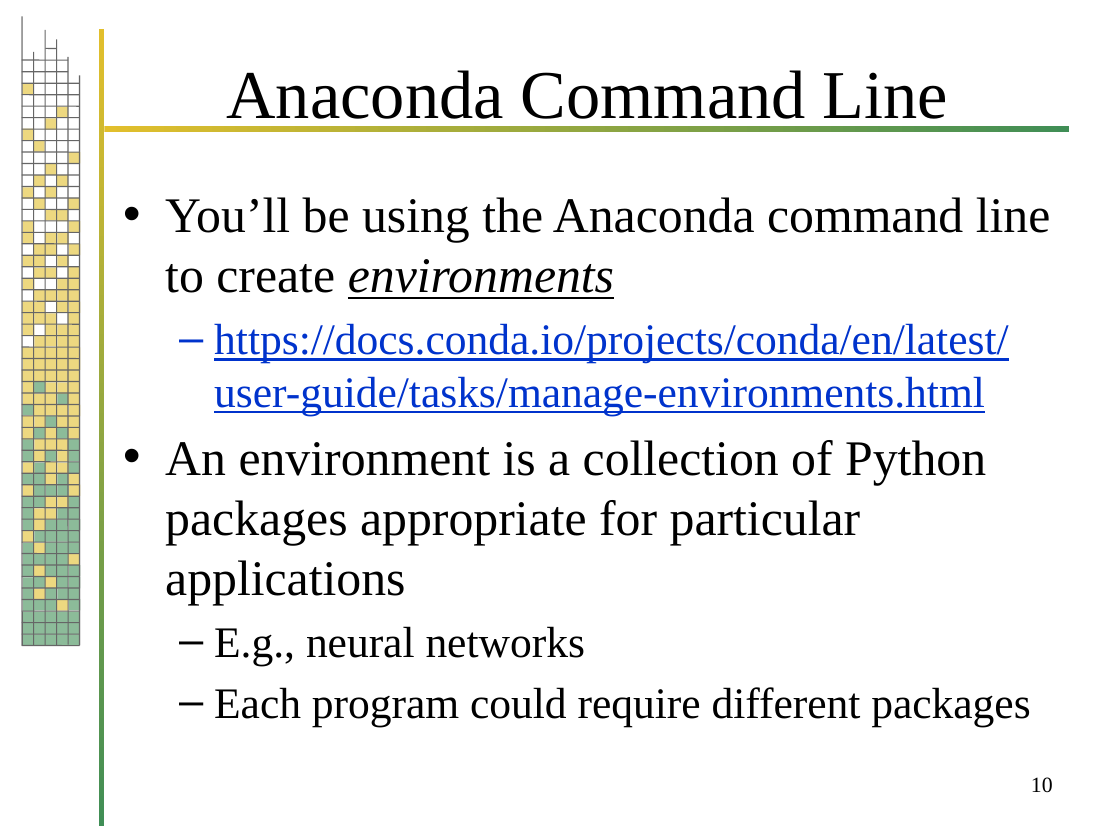
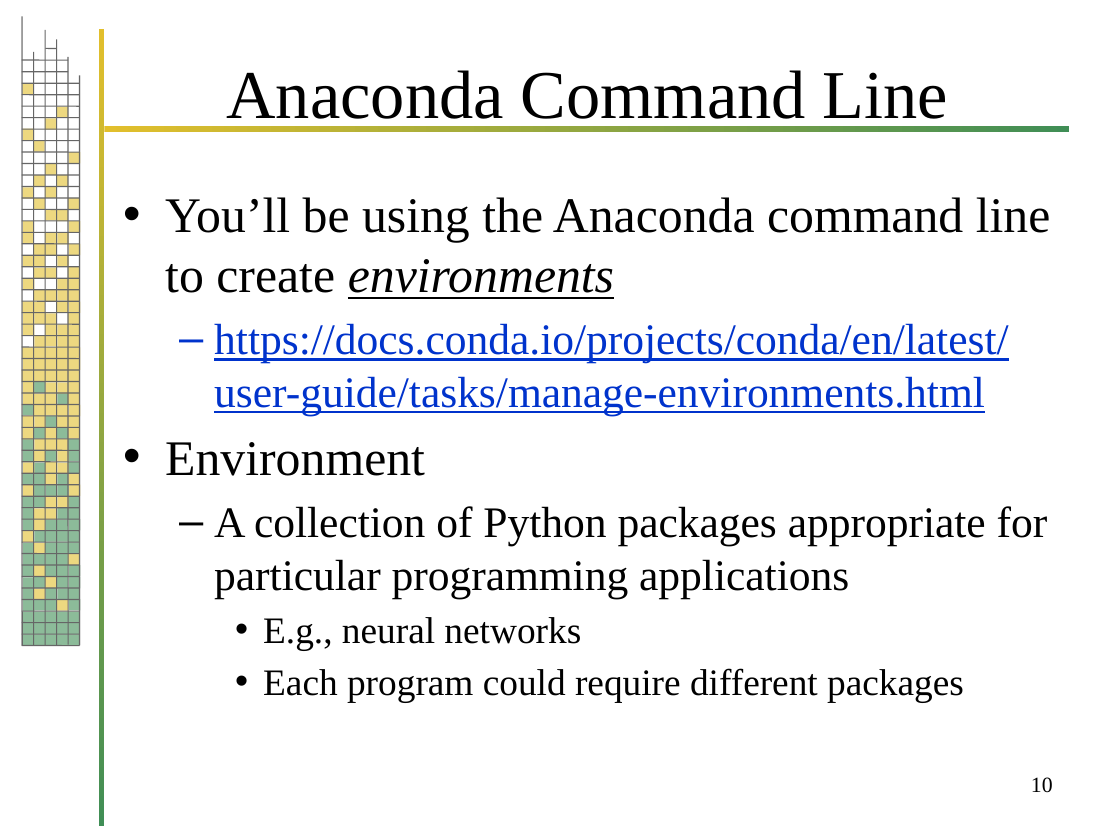
Before and after one commit to evlim/CommandLine, a slide deck: slide 10 of CommandLineProgrammingInPython.pptx. Drawn at 1120x840 pixels with LibreOffice and Linux fonts; fonts in the diff are those of the drawing; background and template pictures are left out. Boxes give left, top, right and bottom in pixels: in the first picture for what was removed or moved away, otherwise in the second. Text is boxed around its words. In the diff, an @@ line names an element or a change of style, - is before the commit and + after.

```diff
--- a/CommandLineProgrammingInPython.pptx
+++ b/CommandLineProgrammingInPython.pptx
@@ text at bbox=[165, 442, 1048, 598]: text changed; size 32 to 28 pt @@
-• An environment is a collection of Python packages appropriate for particular applications
+• Environment
+  – A collection of Python packages appropriate for particular programming applications
@@ text at bbox=[263, 617, 964, 703]: size 28 to 24 pt in "E.g., neural networks", "Each program could require different packages"; bullet – to •; list level 2 to 3 in "E.g., neural networks"; list level 2 to 3 in "Each program could require different ..." @@
```
Also in this commit, not shown: 10 other slides changed, 1 slide added.
